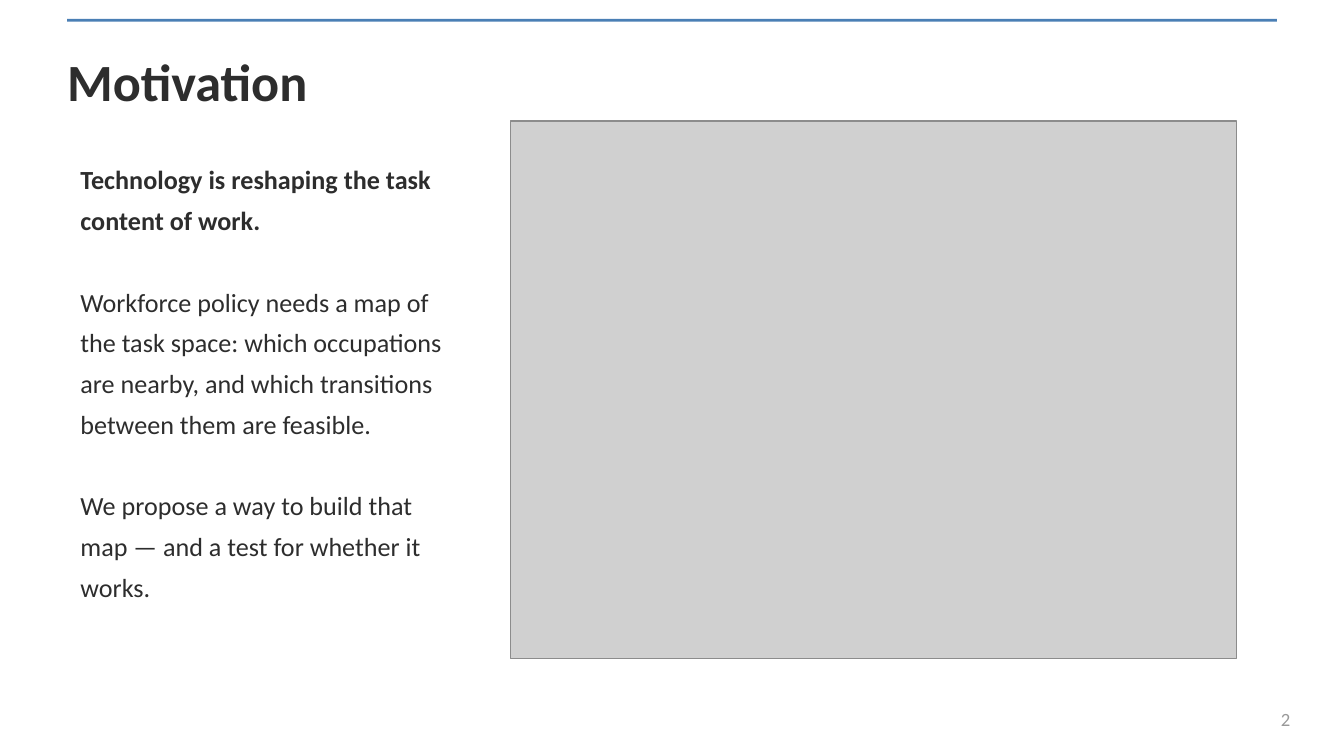
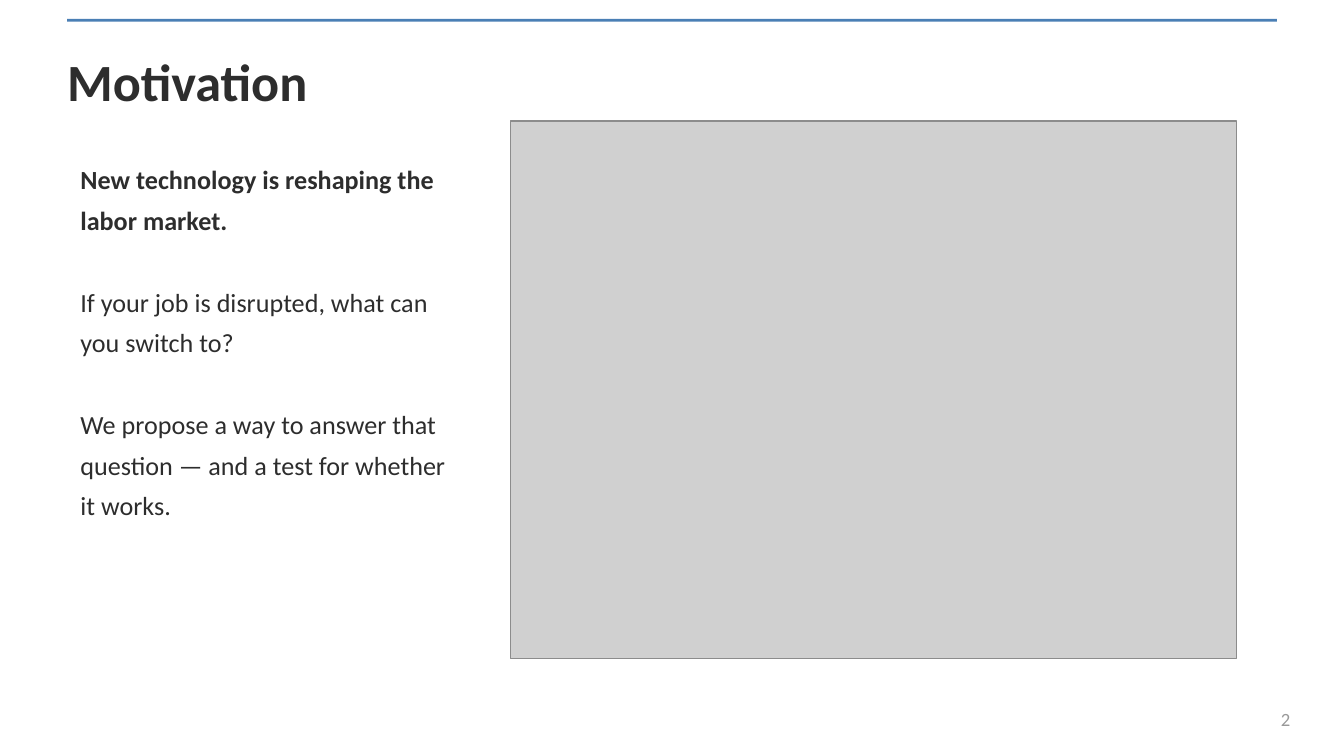
Before and after one commit to spencer2718/task-space-model, a slide deck: slide 2 of paper/publishable/task_embeddings_deck.pptx. Drawn at 1344x756 pixels with LibreOffice and Linux fonts; fonts in the diff are those of the drawing; grey boxes stand for pictures. Boxes give left, top, right and bottom in pixels: in the first picture for what was removed or moved away, otherwise in the second. Text is boxed around its words. In the diff, an @@ line names an element or a change of style, - is before the commit and + after.

```diff
--- a/paper/publishable/task_embeddings_deck.pptx
+++ b/paper/publishable/task_embeddings_deck.pptx
@@ text at [80,170,445,515]: text changed @@
-Technology is reshaping the task content of work.
-Workforce policy needs a map of the task space: which occupations are nearby, and which transitions between them are feasible.
-We propose a way to build that map — and a test for whether it works.
+New technology is reshaping the labor market.
+If your job is disrupted, what can you switch to?
+We propose a way to answer that question — and a test for whether it works.
```
Also in this commit, not shown: 1 other file.
